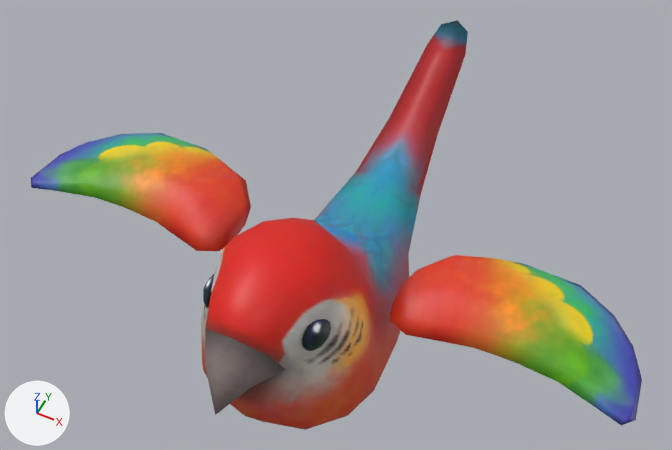
The glTF model public/models/Bird (Waterfall)/Bird (Waterfall).glb: old version first, new version second.
The view is the same before and after, from a 50 mm lens placed at (0.544, -0.999, 1.715), pointed at (-0.029, 0.147, 0.283). The axes (+X, +Y, +Z) are drawn at lower left. The lights are the same throughout. The first picture is the older version. Where no turn or scale is listed for an object, it has been applied to the vertices. Vertices at exactly the same position are counted once.

Objects in the first picture: 'BirdWaterfall__BodyMT'.
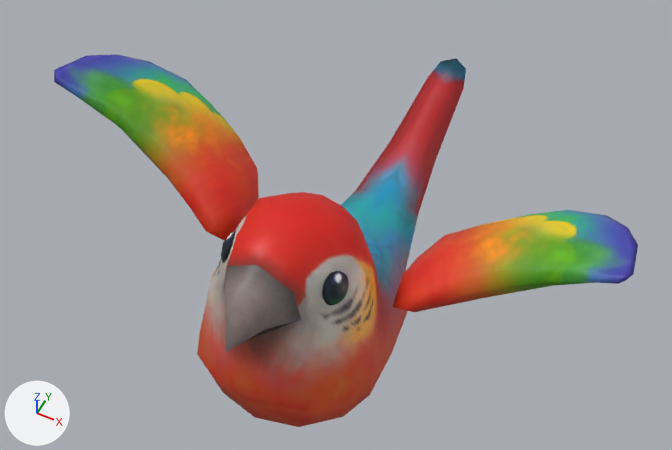
Location of each change, (x1, y1, x2, y2) in pixels of the pictures (672 x 450 px; the box of a moved part takes in the faces that stretch with it):
'BirdWaterfall__BodyMT', reshaped (9% shorter)
    before: (31, 20, 642, 430)
    after: (54, 54, 638, 427)
part 1 of me_birdwaterfall__bodymt, moved or reshaped
    before: (389, 255, 642, 425)
    after: (393, 210, 638, 312)
part 2 of me_birdwaterfall__bodymt, moved or reshaped
    before: (31, 133, 251, 251)
    after: (54, 54, 259, 241)
part 3 of me_birdwaterfall__bodymt, moved or reshaped
    before: (201, 20, 468, 430)
    after: (197, 58, 466, 427)

The edits, one by one:
me_birdwaterfall__bodymt is used by ob_birdwaterfall__bodymt; location (0.0, 0.0, 0.0).
me_birdwaterfall__bodymt had 281 vertices, 514 faces and spanned x -0.635..0.635, y -0.366..0.711, z 0.0..0.52.
me_birdwaterfall__bodymt now has 281 vertices, 514 faces and spans x -0.55..0.55, y -0.313..0.737, z 0.002..0.603.
me_birdwaterfall__bodymt part 1: the loose piece of 51 vertices spanning x 0.169..0.635, y -0.082..0.176, z 0.297..0.385 is multiplied about its middle by the matrix ((0.819, 0.0, -0.574), (0.1, 0.985, 0.142), (0.565, -0.174, 0.807)), then moved by (-0.048, 0.042, 0.117).
me_birdwaterfall__bodymt part 2: the loose piece of 51 vertices spanning x -0.635..-0.169, y -0.082..0.176, z 0.297..0.385 is multiplied about its middle by the matrix ((0.819, 0.0, 0.574), (-0.1, 0.985, 0.142), (-0.565, -0.174, 0.807)), then moved by (0.048, 0.042, 0.117).
me_birdwaterfall__bodymt part 3: 179 of 281 vertices moved; they spanned x -0.181..0.181, y -0.366..0.711, z 0.0..0.52 and now span x -0.181..0.181, y -0.313..0.737, z 0.002..0.566; mean shift (0.0, 0.04, 0.015); largest move (0.0, -0.347, 0.432) -> (0.0, -0.257, 0.533).
